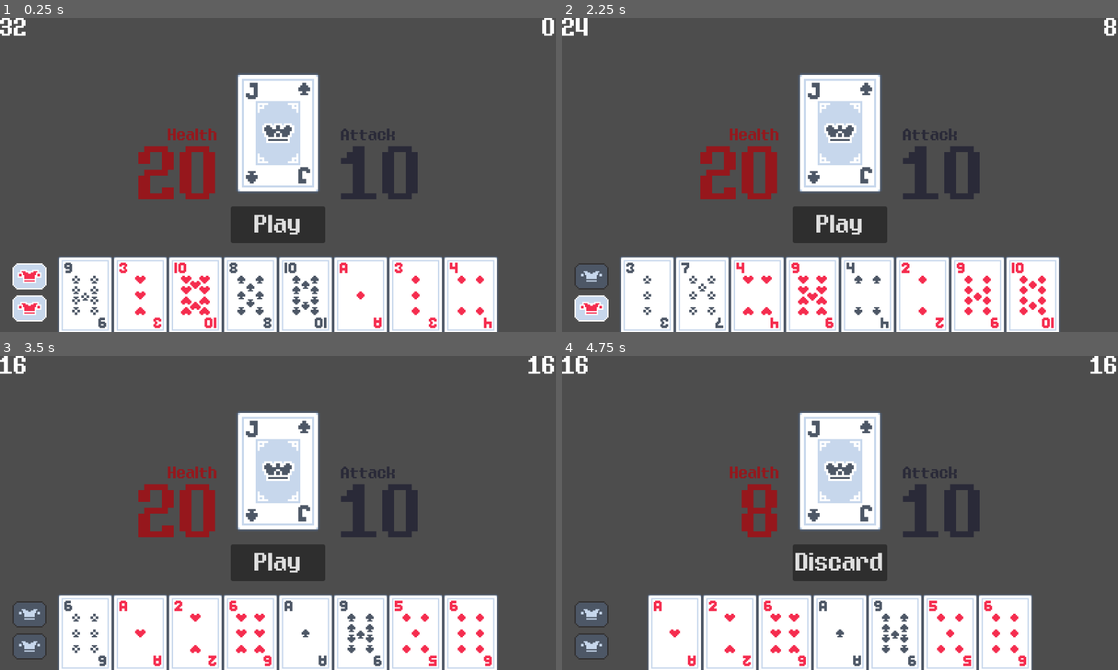
Above: before the commit, frames 1-4 (two rows, left to right).
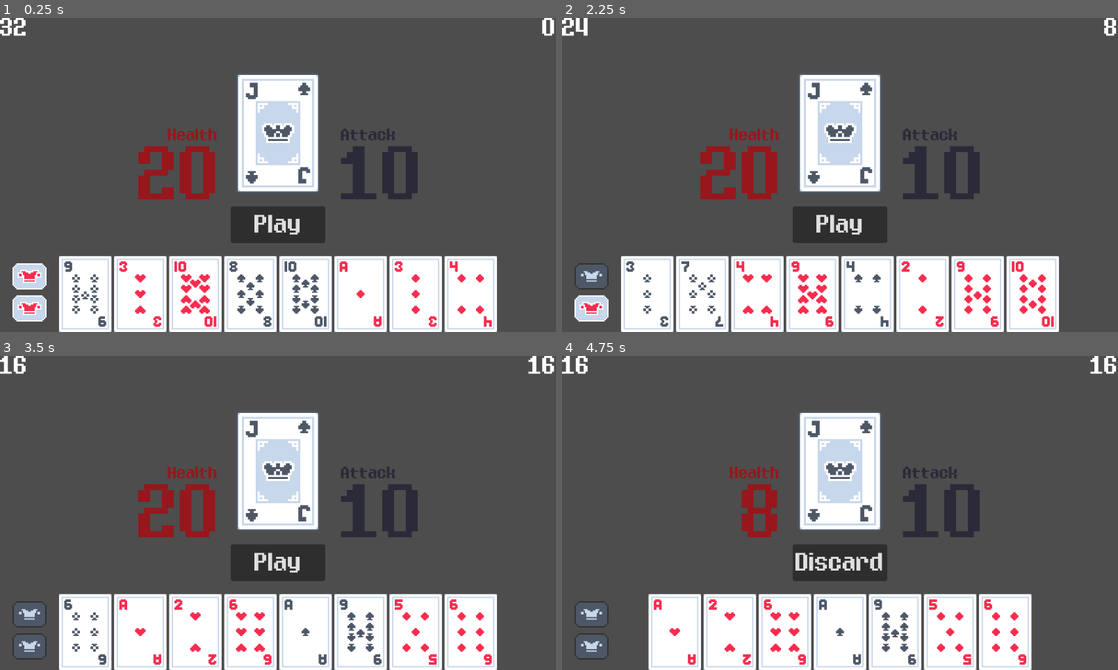
Above: after the commit, the same moments.

Repository: austintian03/regicide-clone
Game: Godot game, scene res://scenes/game.tscn
The game is run twice, just before and just after one commit, with the same random seed, the same clock (stepped at 60 frames per second) and the same inputs.
Inputs (mouse positions are in pixels of both pictures, inside the frame that each line leads up to):
- Up to frame 1 (0.25 s): no input
- Up to frame 2 (2.25 s): click "Play" at 0.5 s; click "Play" at 1.25 s; click (589, 275) at 2 s
- Up to frame 3 (3.5 s): click (27, 644) at 2.75 s
- Up to frame 4 (4.75 s): click "Play" at 3.5 s; tap Enter at 4.25 s; move the mouse to (645, 632) at 4.27 s; press the mouse at (645, 632) at 4.28 s

The runs differ from the first frame. In frame 1, 3.8% of the frame differs, in the area x 10-90%, y 75-100%; in frame 2, 3.7%; in frame 3, 3.5%; in frame 4, 3.1%.

Commit message:
Improve CardUI input detection
Clip contents of CardUI control node so visuals are matched with control node size. Accordingly removed unnecessary mouse over detection in _gui_input() in attached script (for some reason this functionality broke in an earlier commit anyway). Finally, disconnected leftover mouse_entered and mouse_exited signals from before refactoring to use mouse over detection with Rect2.has_point().

Diff:
--- a/scenes/card_ui.tscn
+++ b/scenes/card_ui.tscn
@@ -5,16 +5,17 @@
 [ext_resource type="Texture2D" uid="uid://bvk4esxntt83m" path="res://assets/cards/card_clubs_A.png" id="3_birkm"]
 
 [sub_resource type="RectangleShape2D" id="RectangleShape2D_5x102"]
-size = Vector2(128, 176)
+size = Vector2(80, 116)
 
 [node name="CardUI" type="Control"]
-custom_minimum_size = Vector2(80, 112)
+clip_contents = true
+custom_minimum_size = Vector2(80, 116)
 layout_mode = 3
 anchors_preset = 15
 anchor_right = 1.0
 anchor_bottom = 1.0
 offset_left = -424.0
-offset_top = -156.0
+offset_top = -160.0
 offset_right = -1192.0
 offset_bottom = -524.0
 grow_horizontal = 2
@@ -37,13 +38,11 @@
 vertical_alignment = 1
 
 [node name="Area2D" type="Area2D" parent="."]
-visible = false
 collision_mask = 2
 monitorable = false
 
 [node name="CollisionShape2D" type="CollisionShape2D" parent="Area2D"]
-visible = false
-position = Vector2(64, 88)
+position = Vector2(40, 58)
 shape = SubResource("RectangleShape2D_5x102")
 
 [node name="TextureRect" type="TextureRect" parent="."]
@@ -64,10 +63,6 @@
 [node name="ColorRect" type="ColorRect" parent="."]
 visible = false
 layout_mode = 0
-offset_top = -2.0
 offset_right = 80.0
-offset_bottom = 114.0
+offset_bottom = 116.0
 color = Color(0.0383972, 0.0383972, 0.0383971, 0.666667)
-
-[connection signal="mouse_entered" from="." to="." method="_on_mouse_entered"]
-[connection signal="mouse_exited" from="." to="." method="_on_mouse_exited"]
--- a/scripts/card_ui.gd
+++ b/scripts/card_ui.gd
@@ -29,10 +29,7 @@
 		switch_state(State.BASE)
 
 func _gui_input(event: InputEvent) -> void:
-	var point = get_local_mouse_position()
-	var mouse_over = Rect2(Vector2.ZERO, size).has_point(point)
-
-	if mouse_over and event.is_action_pressed("left_mouse") and current_state != State.UNSELECTABLE:
+	if event.is_action_pressed("left_mouse") and current_state != State.UNSELECTABLE:
 		if current_state != State.CLICKED:
 			switch_state(State.CLICKED)
 		else:
